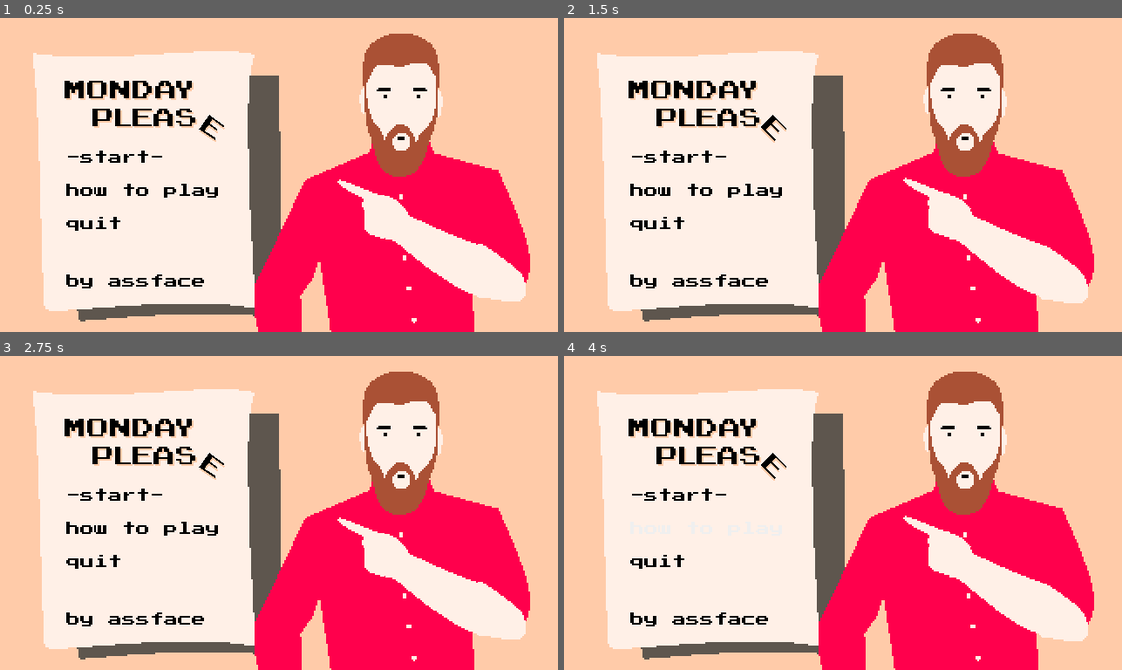
Above: before the commit, frames 1-4 (two rows, left to right).
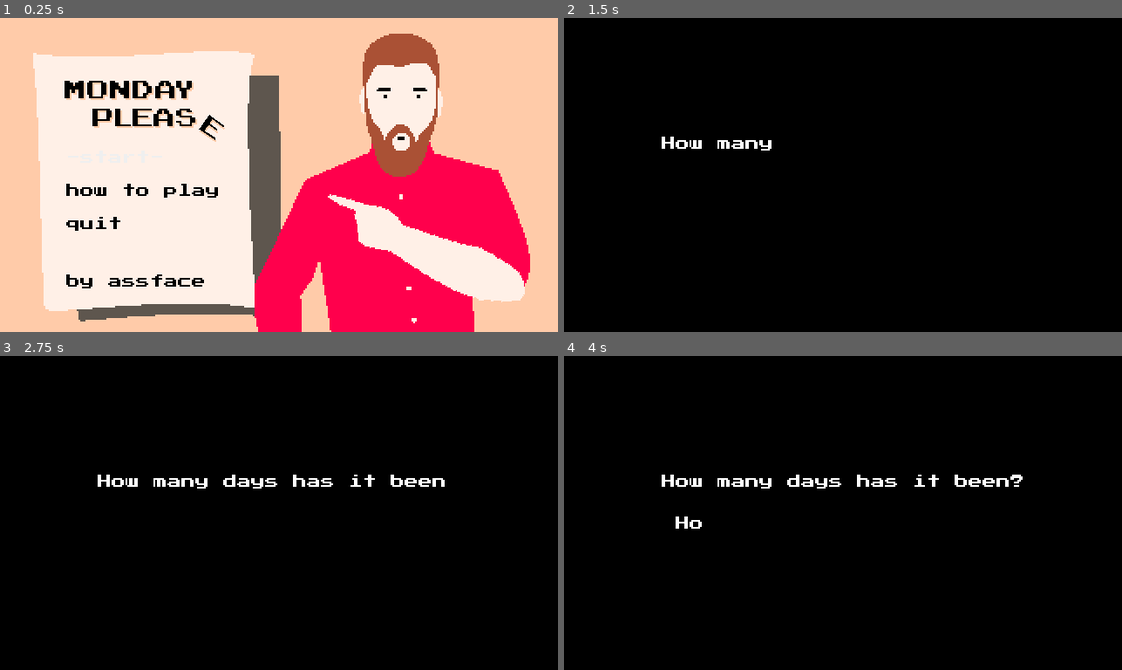
Above: after the commit, the same moments.

Repository: qhoang85/LD47
Game: Godot game, scene res://menus/start_menu.tscn
The game is run twice, just before and just after one commit, with the same random seed, the same clock (stepped at 60 frames per second) and the same inputs.
Inputs (mouse positions are in pixels of both pictures, inside the frame that each line leads up to):
- Up to frame 1 (0.25 s): no input
- Up to frame 2 (1.5 s): click "-start-" at 0.5 s; click (709, 156) at 1.25 s, where only the run before the commit has a clickable "-start-"
- Up to frame 3 (2.75 s): click (145, 619) at 2 s, where only the run before the commit has a clickable "by assface"
- Up to frame 4 (4 s): click (709, 528) at 2.75 s, where only the run before the commit has a clickable "how to play"; move the mouse to (965, 497) at 3.52 s; hold D (player_right) from 3.53 s (still down); click (965, 497) at 3.67 s

The runs differ from the first frame. In frame 1, 1.9% of the frame differs, in the area x 12-95%, y 42-91%; in frame 2, 97%; in frame 3, 97%; in frame 4, 98%, in the area x 0-100%, y 0-100%.
Error before the commit: Parse Error: The identifier "scene_transition" isn't declared in the current scope. (res://menus/start_menu.gd:25)

Commit message:
sss

Diff:
--- a/project.godot
+++ b/project.godot
@@ -38,10 +38,11 @@
 
 [autoload]
 
-player_stats="*res://player_stats.gd"
 music="*res://utils/music.tscn"
 sfx="*res://utils/sfx.tscn"
 signals="*res://utils/signals.gd"
+scene_transition="*res://utils/scene_transition.tscn"
+player_stats="*res://utils/player_stats.gd"
 
 [display]
 
